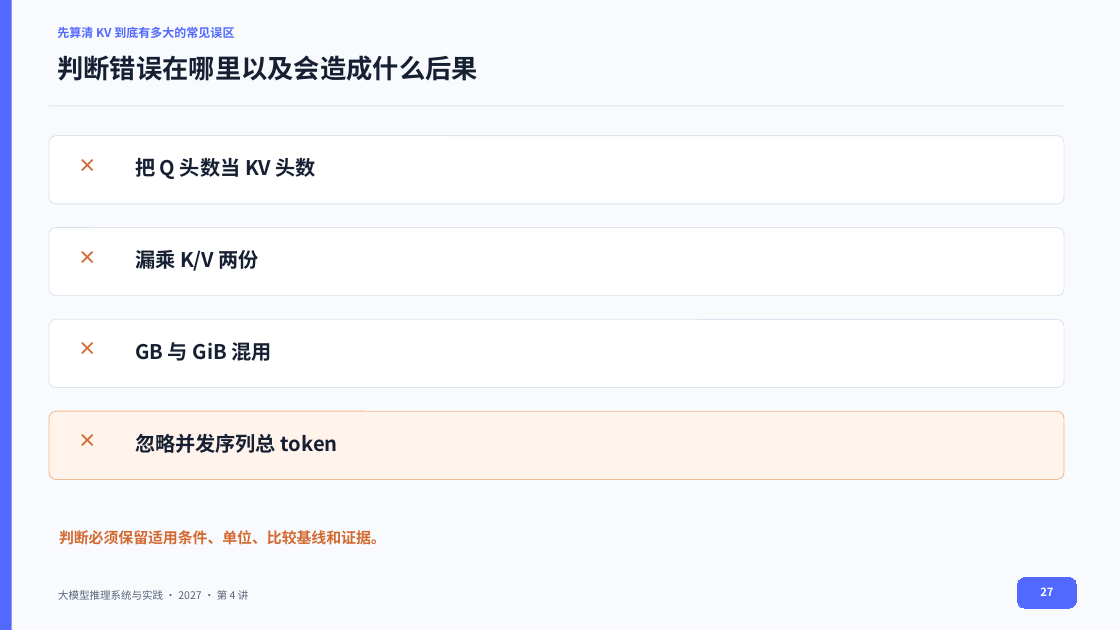
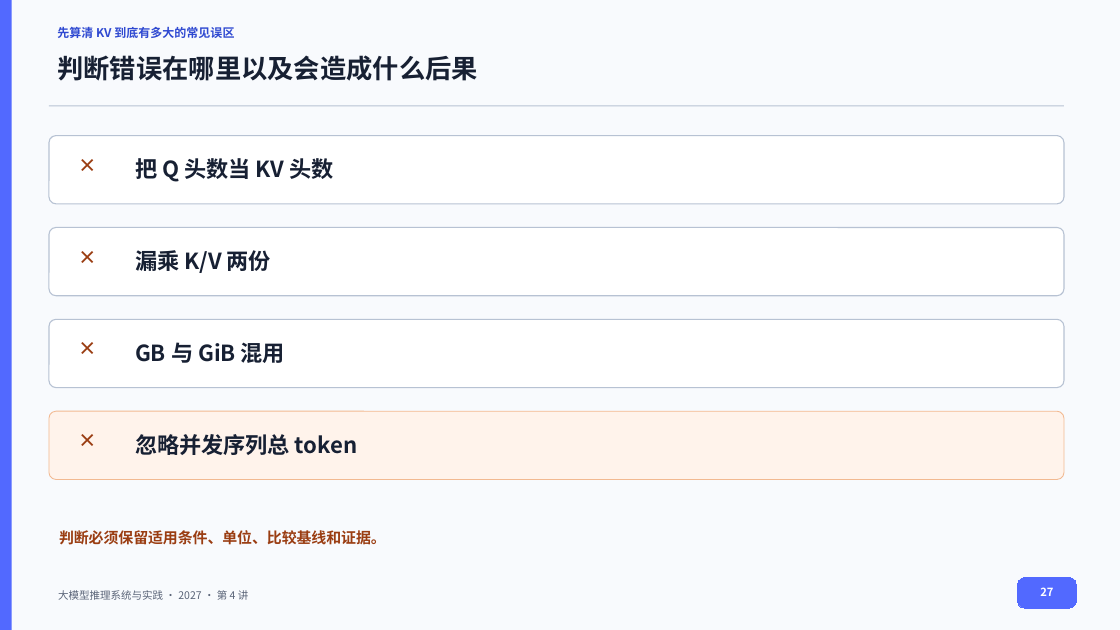
Before and after one commit to vLLM-HUST/intro-to-llm-inference-engines, a slide deck: slide 27 of build/slides/2027/lectures-8-pptx/第04讲_KV缓存与状态管理.pptx. Drawn at 1120x630 pixels with LibreOffice and Linux fonts; fonts in the diff are those of the drawing. Boxes give left, top, right and bottom in pixels: in the first picture for what was removed or moved away, otherwise in the second. Text is boxed around its words. In the diff, an @@ line names an element or a change of style, - is before the commit and + after.

```diff
--- a/build/slides/2027/lectures-8-pptx/第04讲_KV缓存与状态管理.pptx
+++ b/build/slides/2027/lectures-8-pptx/第04讲_KV缓存与状态管理.pptx
@@ text "先算清 KV 到底有多大的常见误区" at (57, 27, 234, 38): text colour #5269FF to #2F49D1 @@
@@ line (49, 106) - (1065, 106): stroke #DDE3EE 0.75 pt to #B7C2D3 0.94 pt @@
@@ outline #DDE3EE 0.75 pt to #B7C2D3 0.94 pt in 3 elements at (49, 135, 1064, 203), (49, 228, 1064, 296), (49, 319, 1064, 387) @@
@@ text colour #D36A31 to #9A3D12 in 5 elements at (59, 530, 386, 545), (68, 150, 108, 180), (68, 242, 108, 272), (68, 334, 108, 364), (68, 425, 108, 455) @@
@@ size 17.2 to 19 pt in 4 elements at (135, 158, 333, 182), (135, 247, 271, 275), (135, 342, 285, 363), (135, 434, 357, 455) @@
```
Also in this commit, not shown: 41 other slides changed, 25 other files.
